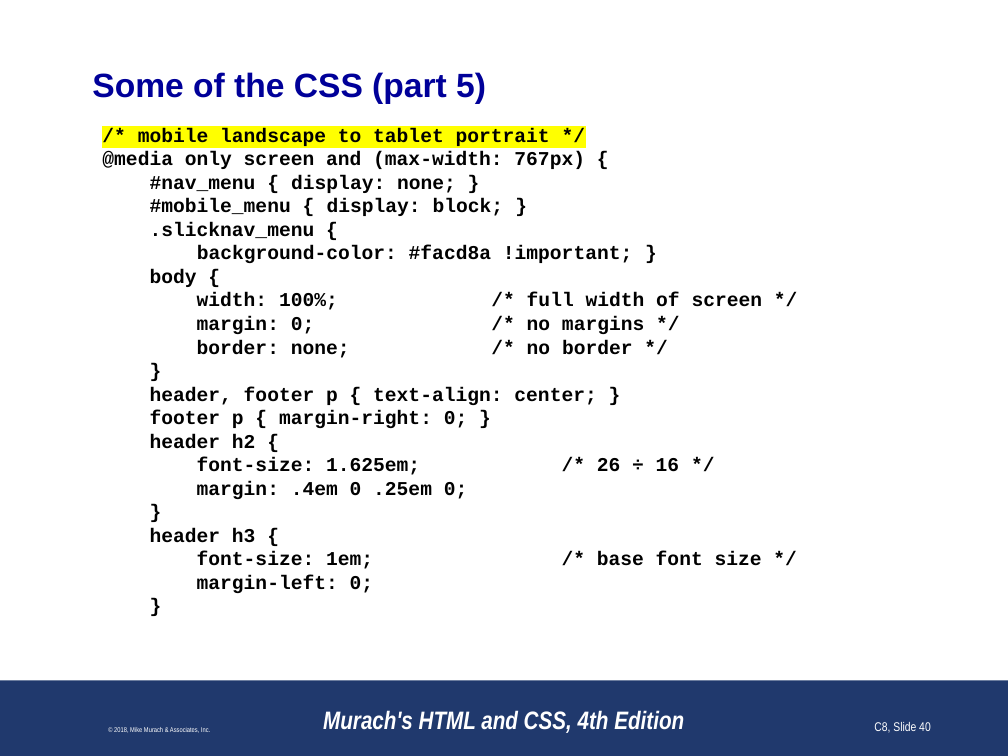
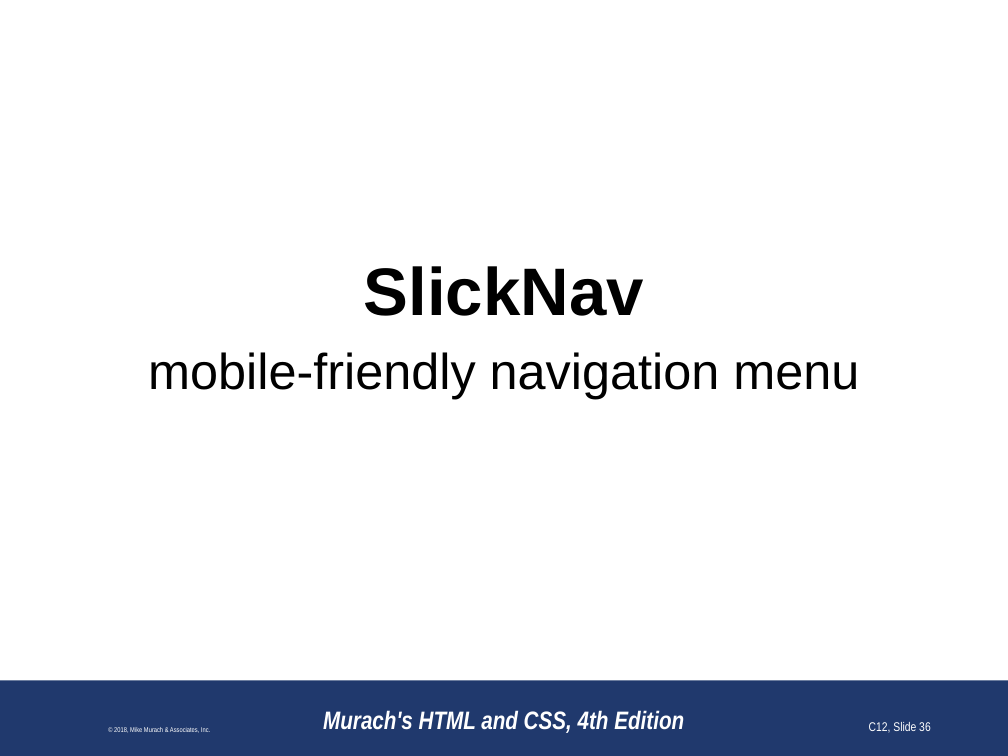
Before and after one commit to paulsmithkc/awd1000_base_lab_and_homework, a slide deck: slide 36 of murach_html_4e/slides/Chapter 8 slides (Revised).pptx (slide 40 before the commit). Drawn at 1008x756 pixels with LibreOffice and Linux fonts; fonts in the diff are those of the drawing; background and template pictures are left out. Boxes give left, top, right and bottom in pixels: in the first picture for what was removed or moved away, otherwise in the second. Text is boxed around its words. In the diff, an @@ line names an element or a change of style, - is before the commit and + after.

```diff
--- a/murach_html_4e/slides/Chapter 8 slides (Revised).pptx
+++ b/murach_html_4e/slides/Chapter 8 slides (Revised).pptx
@@ title removed at [92,72,486,104] @@
-Some of the CSS (part 5)
@@ text removed at [102,128,763,593] @@
-/* mobile landscape to tablet portrait */
-@media only screen and (max-width: 767px) {
-#nav_menu { display: none; }
-#mobile_menu { display: block; }
-.slicknav_menu {
-background-color: #facd8a !important; }
-body {
-width: 100%; /* full width of screen */
-margin: 0; /* no margins */
-border: none; /* no border */
-}
-header, footer p { text-align: center; }
-footer p { margin-right: 0; }
-header h2 {
-font-size: 1.625em; /* 26 ÷ 16 */
-margin: .4em 0 .25em 0;
-}
-header h3 {
-font-size: 1em; /* base font size */
-margin-left: 0;
-}
@@ text added at [148,266,859,399], 36 pt, text #000000 @@
+SlickNav
+mobile-friendly navigation menu
@@ page number at [869,722,931,733]: text changed @@
-C8, Slide 40
+C12, Slide 36
```
Also in this commit, not shown: 32 other slides changed, 3 slides added, 5 slides removed.
